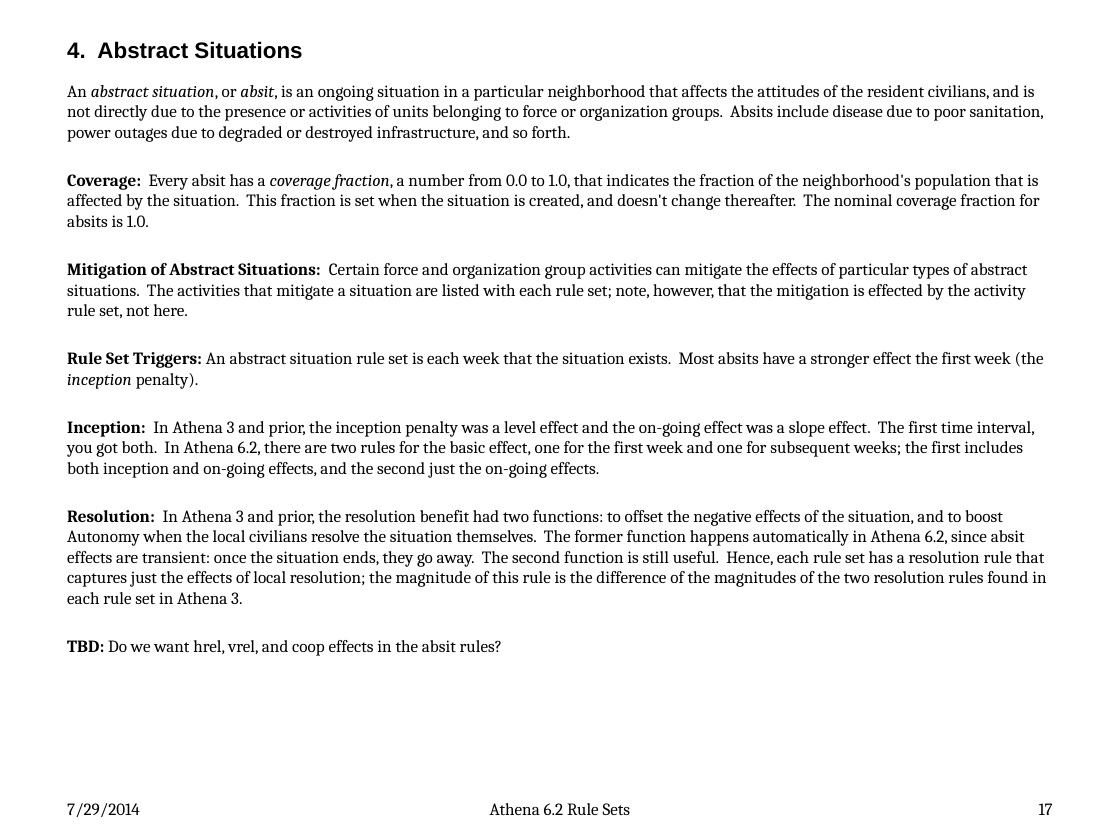
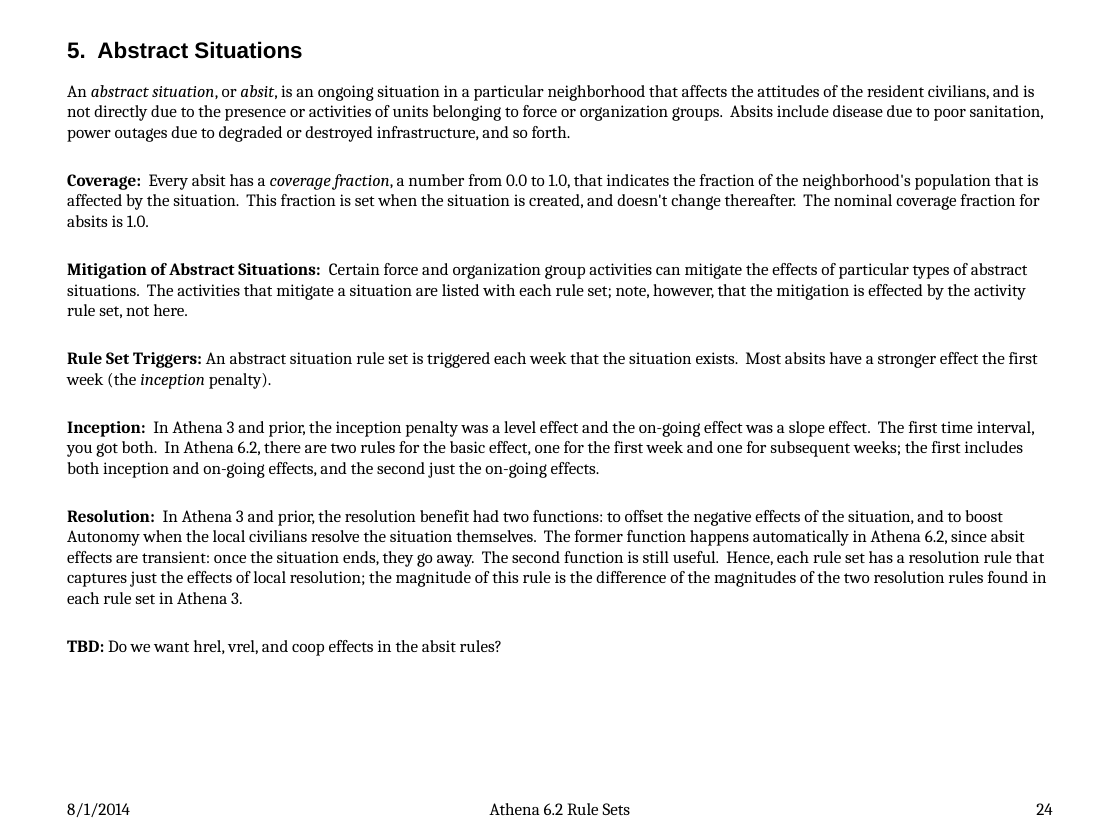
Before and after one commit to AthenaModel/athena-legacy, a slide deck: slide 24 of docs/dev/rules.pptx (slide 17 before the commit). Drawn at 1120x840 pixels with LibreOffice and Linux fonts; fonts in the diff are those of the drawing. Boxes give left, top, right and bottom in pixels: in the first picture for what was removed or moved away, otherwise in the second. Text is boxed around its words. In the diff, an @@ line names an element or a change of style, - is before the commit and + after.

Commit message:
Fixed Bug #{4561}
Added the new rule sets with their model parameters, updated the relevant
enumerations, added a test suite, and updated the Rules document.

```diff
--- a/docs/dev/rules.pptx
+++ b/docs/dev/rules.pptx
@@ title at box(67, 41, 302, 59): text changed @@
-4. Abstract Situations
+5. Abstract Situations
@@ text at box(67, 352, 1038, 389): text changed @@
-Rule Set Triggers: An abstract situation rule set is each week that the situation exists. Most absits have a stronger effect the first week (the inception penalty).
+Rule Set Triggers: An abstract situation rule set is triggered each week that the situation exists. Most absits have a stronger effect the first week (the inception penalty).
@@ text at box(67, 803, 130, 817): text changed @@
-7/29/2014
+8/1/2014
@@ page number at box(1036, 803, 1052, 815): text changed @@
-17
+24
```
Also in this commit, not shown: 72 other slides changed, 7 slides added, 6 other files.
